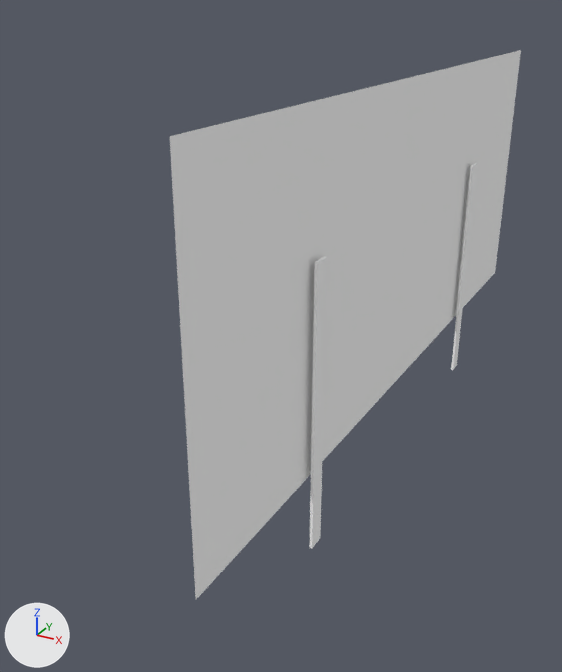
Renders of the Blender file dev/blender/instruments/fuel.blend from each side of a commit.
Rendered twice from a camera (50 mm lens) standing at (-0.3424, -0.4617, 0.0396) and looking at (-0.3714, -0.4089, 0.0132). The axes (+X, +Y, +Z) are drawn at lower left. The lights are the same throughout.

The first picture shows 'Face', 'LeftFuelNeedle', 'RightFuelNeedle'.
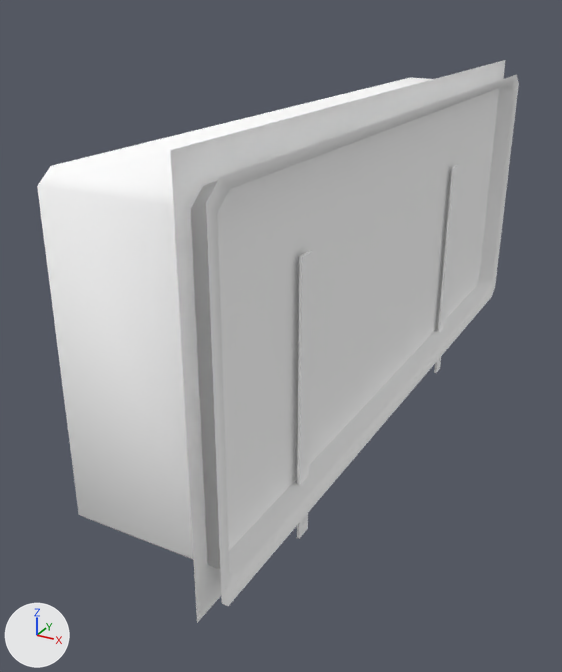
Boxes (x1, y1, x2, y2) around the edits, measured in the pictures (562 x 672 px):
'Face', reshaped, moved
    before: (170, 50, 521, 599)
    after: (170, 60, 505, 623)
'Case', added
    after: (37, 75, 519, 606)
'LeftFuelNeedle', moved
    before: (309, 256, 327, 548)
    after: (297, 251, 312, 539)
'RightFuelNeedle', moved
    before: (451, 163, 477, 370)
    after: (434, 165, 459, 373)

Edits to the bpy script that builds the scene:
```text
Add mat_material:
    mat_material = diffuse_material('Material')
    mat_material.base_color = (1.0, 1.0, 1.0)  # white #ffffff
Change me_mesh_005:
    where me_mesh_005.from_pydata(...)  # 6 vertices, 2 faces; spans x 0.0, y -0.03..0.0322, z -0.0127..0.0121
    used by ob_face; location = (-0.3624, -0.405, 0.0221)
    verts and faces of me_mesh_005; kept vertices keep their numbers, new ones are numbered from 6
    before: 0 (0.0, -0.03, -0.0127) at pixel (195, 600), 1 (0.0, -0.03, 0.0121) at pixel (169, 136), 2 (0.0, 0.0322, 0.0121) at pixel (520, 50), 3 (0.0, 0.0322, -0.0127) at pixel (495, 272), 4 (0.0, 0.0009, -0.0127) at pixel (400, 376)
    before: 5 (0.0, 0.0008, 0.0121) at pixel (420, 74)
    me_mesh_005 part 1
    add delete_vertices([*range(0, 6)])  # with the faces that use them
    add verts[6] = (0.0, -0.0283, -0.0163)  # pixel (196, 623)
    add verts[7] = (0.0, 0.0312, -0.0163)
    add verts[8] = (0.0, 0.0013, -0.0163)
    add for new, old in zip([9, 10, 11], [6, 7, 8]): verts[new] = verts[old] + (0.0, 0.0, 0.0038)
    add verts[12] = (0.0, -0.0283, 0.0111)  # pixel (170, 150)
    add verts[13] = (0.0, 0.0312, 0.0111)  # pixel (505, 59)
    add verts[14] = (0.0, 0.0012, 0.0111)  # pixel (404, 87)
    add faces += [(9, 11, 14, 12), (10, 13, 14, 11), (7, 10, 11, 8), (6, 8, 11, 9)]
Add me_plane_000:
    me_plane_000.from_pydata(...)  # 30 vertices, 20 faces; spans x -0.3735..-0.3619, y -0.4332..-0.374, z -0.0257..-0.0009
    me_plane_000.polygons.foreach_set('use_smooth', [True] * 20)
    me_plane_000.materials.append(mat_material)  # its picture is missing
Change ob_rightfuelneedle:
    ob_rightfuelneedle.location: (-0.3632, -0.405, 0.0221) -> (-0.3645, -0.4066, 0.0221)
Change ob_leftfuelneedle:
    ob_leftfuelneedle.location: (-0.3632, -0.405, 0.0221) -> (-0.3645, -0.4045, 0.0221)
Change ob_face:
    ob_face.location: (-0.3624, -0.405, 0.0221) -> (-0.3637, -0.405, 0.0221)
Add ob_case:
    ob_case = bpy.data.objects.new('Case', me_plane_000)
    ob_case.location = (0.0, 0.0, 0.0329)
    ob_case.show_transparent = True
```
